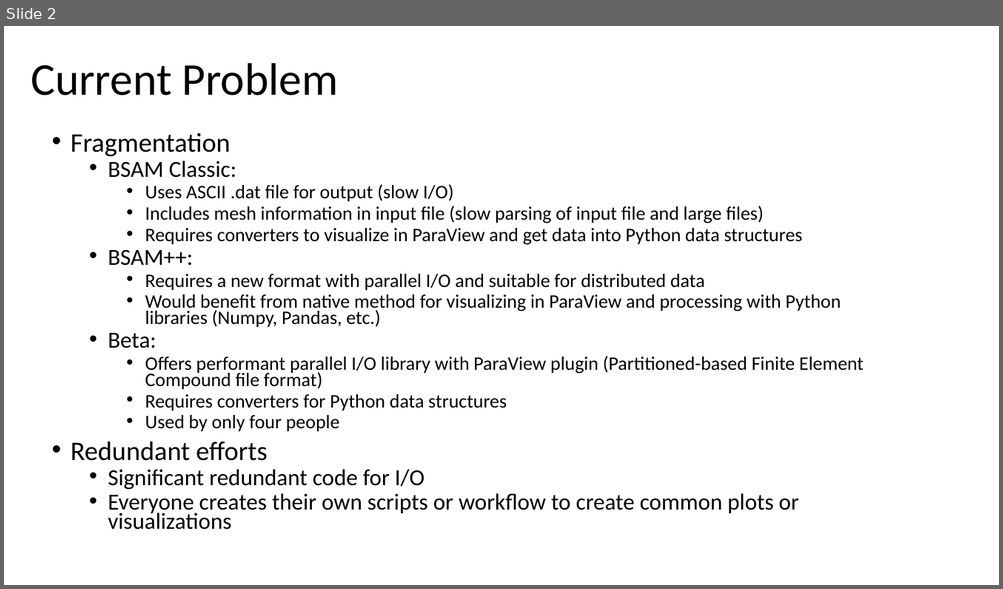
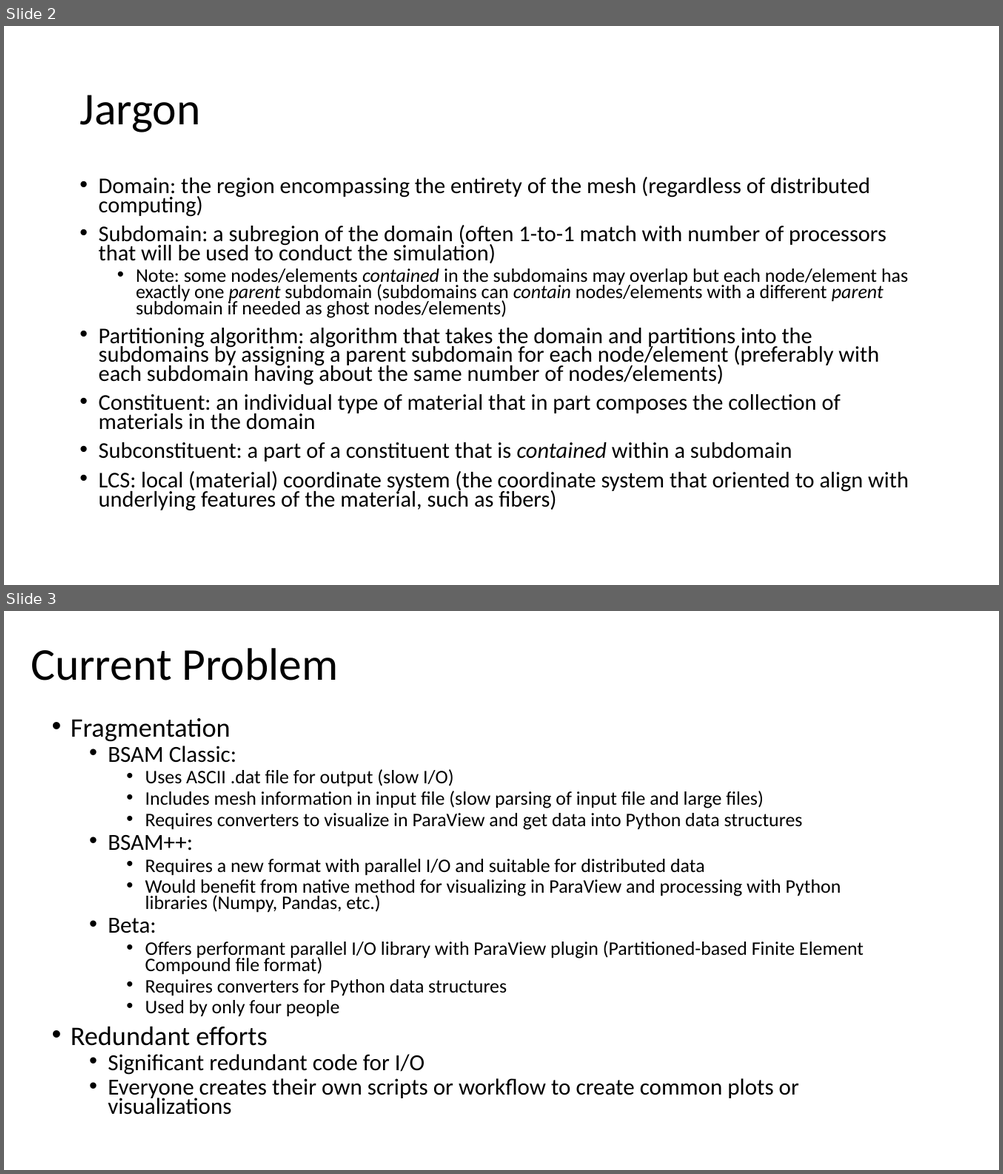
Before and after one commit to afrl/sheff-fea-io, a slide deck: docs/FormatSpecification.pptx. Shown one above the other, each under a label of ours: slide 2 before the commit, slides 2 and 3 after it. The pictures are 1003x589 and 1003x1174 pixels, drawn with LibreOffice and Linux fonts; fonts in the diff are those of the drawing. Boxes give left, top, right and bottom in pixels: in the first picture for what was removed or moved away, otherwise in the second. Text is boxed around its words. In the diff, an @@ line names an element or a change of style, - is before the commit and + after.

Commit message:
Changed jargon to constituents, almost finished MeshWriter.

```diff
--- a/docs/FormatSpecification.pptx
+++ b/docs/FormatSpecification.pptx
@@ slide 2 added at box(4, 26, 999, 585), background #FFFFFF @@
@@ title added at box(79, 95, 200, 133), 44 pt, text #000000 @@
+Jargon
@@ text added at box(99, 177, 908, 511), 21.7 pt, text #000000 @@
+• Domain: the region encompassing the entirety of the mesh (regardless of distributed computing)
+• Subdomain: a subregion of the domain (often 1-to-1 match with number of processors that will be used to conduct the simulation)
+  • Note: some nodes/elements contained in the subdomains may overlap but each node/element has exactly one parent subdomain (subdomains can contain nodes/elements with a different parent subdomain if needed as ghost nodes/elements)
+• Partitioning algorithm: algorithm that takes the domain and partitions into the subdomains by assigning a parent subdomain for each node/element (preferably with each subdomain having about the same number of nodes/elements)
+• Constituent: an individual type of material that in part composes the collection of materials in the domain
+• Subconstituent: a part of a constituent that is contained within a subdomain
+• LCS: local (material) coordinate system (the coordinate system that oriented to align with underlying features of the material, such as fibers)
@@ what was slide 2 is now slide 3 @@
```
Also in this commit, not shown: 4 slides changed, 7 other files.
